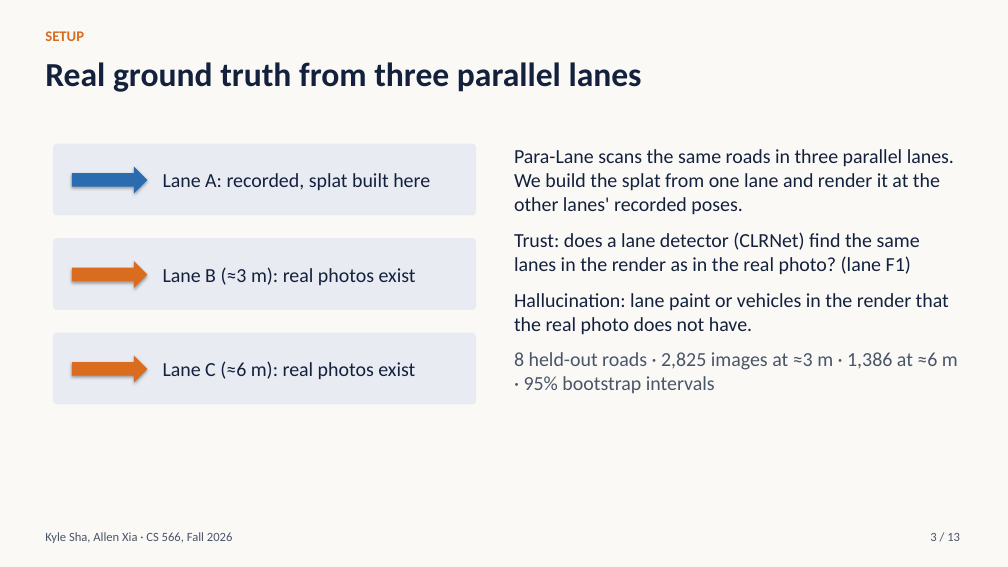
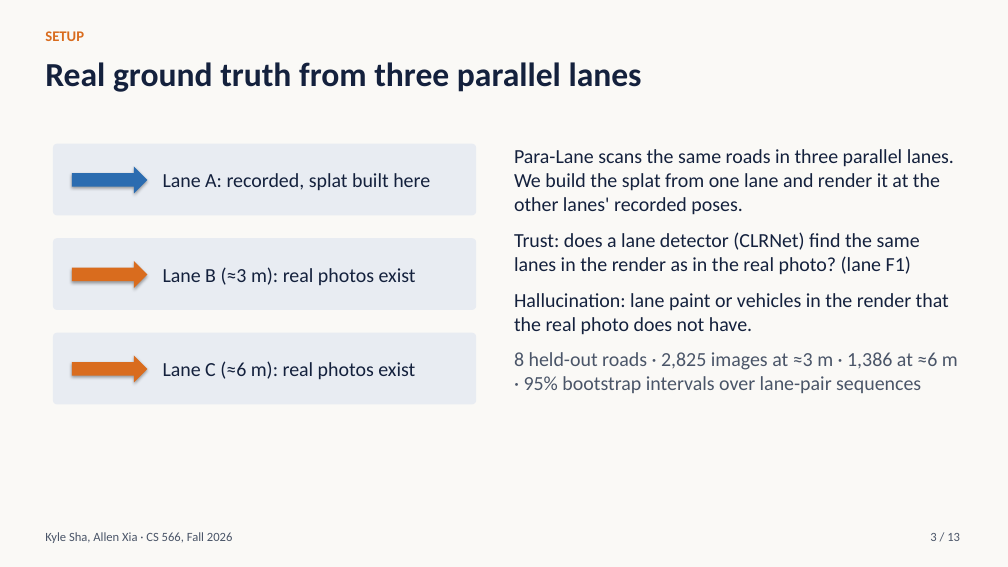
Before and after one commit to ksha23/cs566-drive-sim, a slide deck: slide 3 of docs/cs566_drive_sim_talk.pptx. Drawn at 1008x567 pixels with LibreOffice and Linux fonts; fonts in the diff are those of the drawing. Boxes give left, top, right and bottom in pixels: in the first picture for what was removed or moved away, otherwise in the second. Text is boxed around its words. In the diff, an @@ line names an element or a change of style, - is before the commit and + after.

```diff
--- a/docs/cs566_drive_sim_talk.pptx
+++ b/docs/cs566_drive_sim_talk.pptx
@@ text at (514,352,958,393): text changed @@
-8 held-out roads · 2,825 images at ≈3 m · 1,386 at ≈6 m · 95% bootstrap intervals
+8 held-out roads · 2,825 images at ≈3 m · 1,386 at ≈6 m · 95% bootstrap intervals over lane-pair sequences
```
Also in this commit, not shown: 2 other slides changed, 3 other files.
